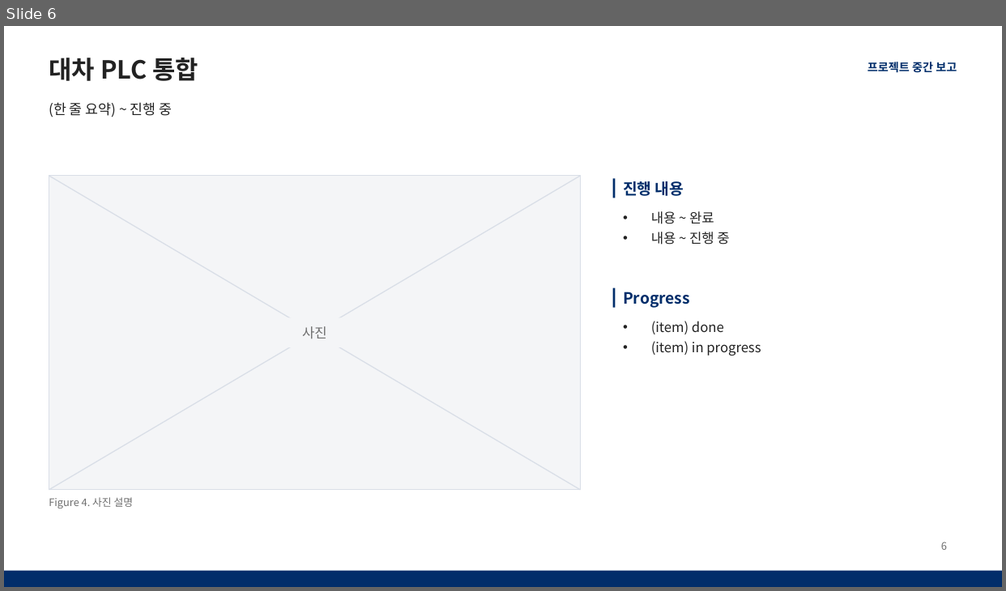
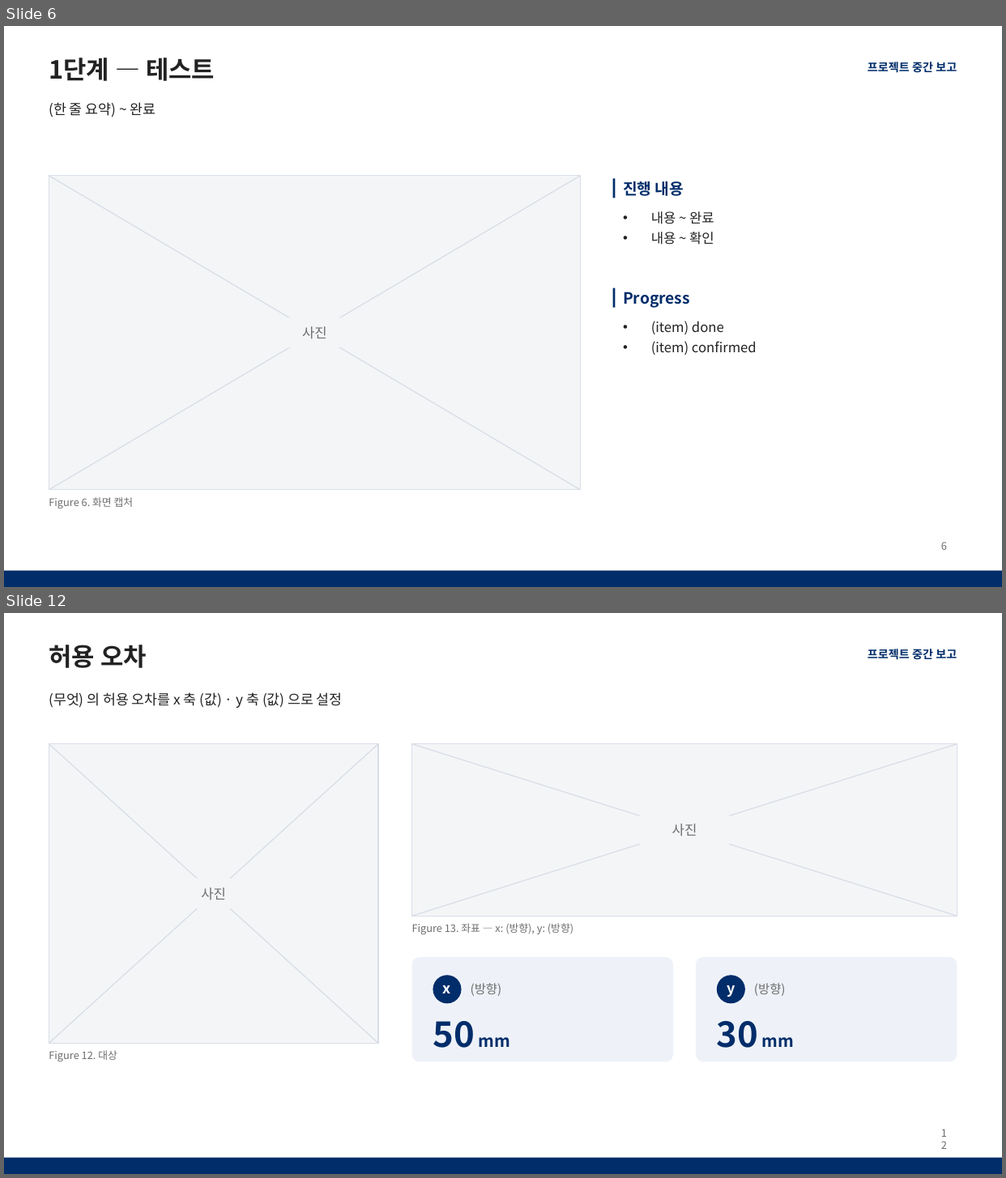
Before and after one commit to chanyee725/PPT-Template, a slide deck: templates/interim-report.pptx. Shown one above the other, each under a label of ours: slide 6 before the commit, slides 6 and 12 after it; the slides between them are not shown. The pictures are 1006x591 and 1006x1178 pixels, drawn with LibreOffice and Linux fonts; fonts in the diff are those of the drawing. Boxes give left, top, right and bottom in pixels: in the first picture for what was removed or moved away, otherwise in the second. Text is boxed around its words. In the diff, an @@ line names an element or a change of style, - is before the commit and + after.

```diff
--- a/templates/interim-report.pptx
+++ b/templates/interim-report.pptx
@@ slide 12 added at box(4, 613, 1002, 1174), background #FFFFFF; not listed: 2 template elements that a slide beside it also shows @@
@@ title added at box(49, 645, 147, 668), 24 pt, text #222222, bold @@
+허용 오차
@@ text added at box(49, 692, 343, 708), 13.5 pt, text #222222 @@
+(무엇) 의 허용 오차를 x 축 (값) · y 축 (값) 으로 설정
@@ rectangle added at box(49, 744, 378, 1043), fill #F4F5F7, outline #D9DEE7 1 pt @@
@@ line added from (49, 744) to (378, 1043), #D9DEE7 1 pt @@
@@ line added from (49, 1043) to (378, 744), #D9DEE7 1 pt @@
@@ rectangle added at box(412, 744, 957, 916), fill #F4F5F7, outline #D9DEE7 1 pt @@
@@ line added from (412, 744) to (957, 916), #D9DEE7 1 pt @@
@@ line added from (412, 916) to (957, 744), #D9DEE7 1 pt @@
@@ text added at box(672, 824, 697, 836), 13 pt, text #6E6E6E @@
+사진
@@ text added at box(201, 888, 226, 900), 13 pt, text #6E6E6E @@
+사진
@@ text added at box(412, 923, 573, 935), 10 pt, text #6E6E6E @@
+Figure 13. 좌표 — x: (방향), y: (방향)
@@ rounded rectangle added at box(412, 957, 673, 1063), fill #EEF2F8 @@
@@ ellipse added at box(433, 975, 462, 1003), fill #012D6A, 14 pt, text #FFFFFF, bold @@
+x
@@ rounded rectangle added at box(696, 957, 957, 1063), fill #EEF2F8 @@
@@ ellipse added at box(717, 975, 745, 1003), fill #012D6A, 14 pt, text #FFFFFF, bold @@
+y
@@ text added at box(471, 983, 502, 996), 12 pt, text #6E6E6E @@
+(방향)
@@ text added at box(754, 983, 786, 996), 12 pt, text #6E6E6E @@
+(방향)
@@ text added at box(432, 1021, 510, 1048), 34 pt, text #012D6A, bold @@
+50 mm
@@ text added at box(717, 1021, 795, 1048), 34 pt, text #012D6A, bold @@
+30 mm
@@ text added at box(49, 1050, 117, 1062), 10 pt, text #6E6E6E @@
+Figure 12. 대상
@@ page number added at box(931, 1123, 957, 1144), 10 pt, text #6E6E6E @@
+12
@@ slide 6 changed as well @@
@@ title at box(49, 58, 215, 81): text changed @@
-대차 PLC 통합
+1단계 — 테스트
@@ text at box(49, 102, 156, 118): text changed @@
-(한 줄 요약) ~ 진행 중
+(한 줄 요약) ~ 완료
@@ text at box(651, 232, 714, 245): text changed @@
-• 내용 ~ 진행 중
+• 내용 ~ 확인
@@ text at box(651, 341, 756, 355): text changed @@
-• (item) in progress
+• (item) confirmed
@@ text at box(49, 497, 134, 509): text changed @@
-Figure 4. 사진 설명
+Figure 6. 화면 캡처
```
Also in this commit, not shown: 2 other slides changed, 11 other slides added, 7 slides removed, 1 other file.
